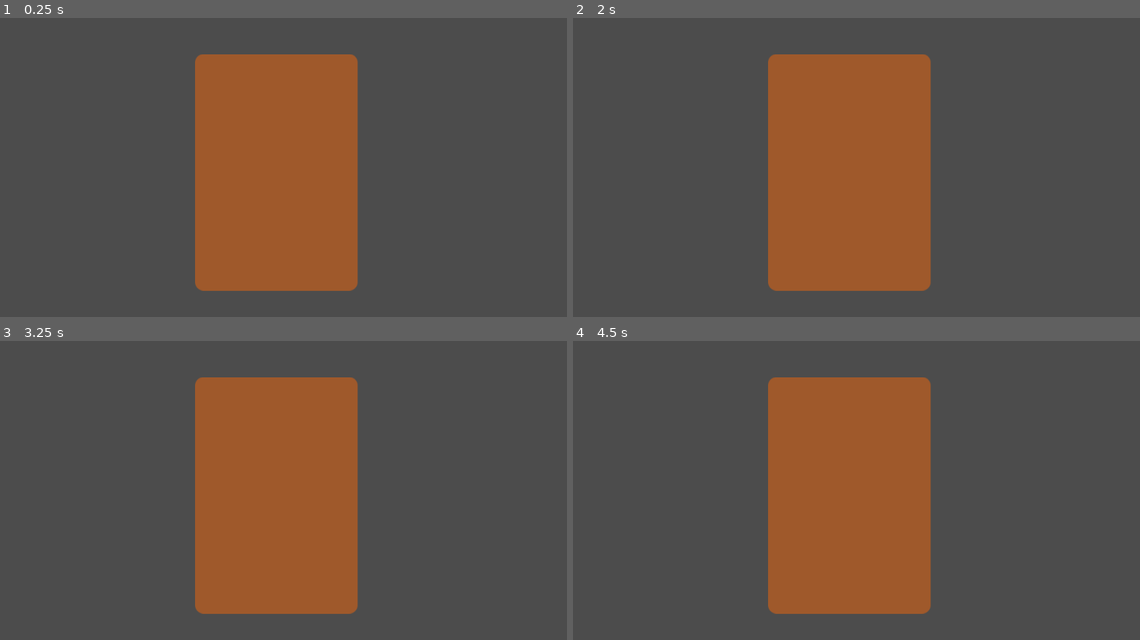
Above: before the commit, frames 1-4 (two rows, left to right).
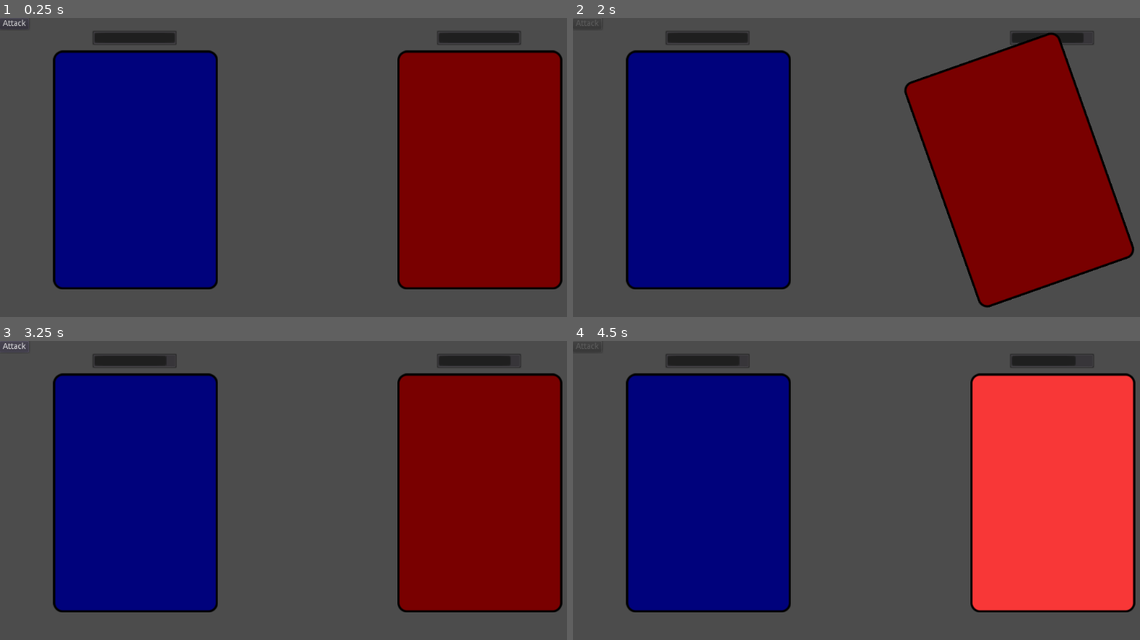
Above: after the commit, the same moments.

Repository: nwforrer/ld43
Game: Godot game, scene res://Game.tscn
Two runs of this game, one before a commit and one after it. Both use one fixed random seed, a clock stepped at 60 frames per second and the inputs below.
Inputs (mouse positions are in pixels of both pictures, inside the frame that each line leads up to):
- Up to frame 1 (0.25 s): no input
- Up to frame 2 (2 s): click (590, 23) at 0.5 s, where only the run after the commit has a clickable "Attack"
- Up to frame 3 (3.25 s): no input
- Up to frame 4 (4.5 s): click (590, 346) at 3.5 s, where only the run after the commit has a clickable "Attack"

The runs differ from the first frame. In frame 1, 67% of the frame differs, in the area x 0-100%, y 0-92%; in frame 2, 66%; in frame 3, 67%; in frame 4, 67%.

Commit message:
Create basic turn based attack sequence.

Diff:
--- /dev/null
+++ b/Game.gd
@@ -0,0 +1,31 @@
+extends Node
+
+export (NodePath) var player_node_path
+export (NodePath) var enemy_node_path
+
+var player_node
+var enemy_node
+
+func _ready():
+	player_node = get_node(player_node_path)
+	enemy_node = get_node(enemy_node_path)
+
+func _on_GUI_attack():
+	player_node.attack('right')
+
+func _on_PlayerCard_attack_complete():
+	enemy_node.take_hit()
+	player_node.return_base('left')
+
+func _on_PlayerCard_return_complete():
+	$EnemyAttackDelayTimer.start()
+
+func _on_EnemyCard_attack_complete():
+	player_node.take_hit()
+	enemy_node.return_base('right')
+
+func _on_EnemyCard_return_complete():
+	$CanvasLayer/GUI.can_attack()
+
+func _on_EnemyAttackDelayTimer_timeout():
+	enemy_node.attack('left')
--- a/Game.tscn
+++ b/Game.tscn
@@ -1,7 +1,55 @@
-[gd_scene load_steps=2 format=2]
+[gd_scene load_steps=4 format=2]
 
-[ext_resource path="res://cards/Card.tscn" type="PackedScene" id=1]
+[ext_resource path="res://Game.gd" type="Script" id=1]
+[ext_resource path="res://ui/GUI.tscn" type="PackedScene" id=2]
+[ext_resource path="res://cards/Card.tscn" type="PackedScene" id=3]
 
-[node name="Game" type="Node" index="0"]
+[node name="Game" type="Node"]
 
-[node name="Card" parent="." index="0" instance=ExtResource( 1 )]
+script = ExtResource( 1 )
+player_node_path = NodePath("PlayerCard")
+enemy_node_path = NodePath("EnemyCard")
+
+[node name="CanvasLayer" type="CanvasLayer" parent="." index="0"]
+
+layer = 1
+offset = Vector2( 0, 0 )
+rotation = 0.0
+scale = Vector2( 1, 1 )
+transform = Transform2D( 1, 0, 0, 1, 0, 0 )
+
+[node name="GUI" parent="CanvasLayer" index="0" instance=ExtResource( 2 )]
+
+margin_left = -1.0
+margin_right = 7.0
+
+[node name="PlayerCard" parent="." index="1" instance=ExtResource( 3 )]
+
+position = Vector2( 238.412, 267.919 )
+_sections_unfolded = [ "Visibility" ]
+color = Color( 0.00195312, 0.00973511, 0.5, 1 )
+
+[node name="EnemyCard" parent="." index="2" instance=ExtResource( 3 )]
+
+position = Vector2( 843.778, 267.919 )
+_sections_unfolded = [ "Visibility" ]
+color = Color( 0.488281, 0, 0, 1 )
+
+[node name="EnemyAttackDelayTimer" type="Timer" parent="." index="3"]
+
+process_mode = 1
+wait_time = 0.5
+one_shot = true
+autostart = false
+
+[connection signal="attack" from="CanvasLayer/GUI" to="." method="_on_GUI_attack"]
+
+[connection signal="attack_complete" from="PlayerCard" to="." method="_on_PlayerCard_attack_complete"]
+
+[connection signal="return_complete" from="PlayerCard" to="." method="_on_PlayerCard_return_complete"]
+
+[connection signal="attack_complete" from="EnemyCard" to="." method="_on_EnemyCard_attack_complete"]
+
+[connection signal="return_complete" from="EnemyCard" to="." method="_on_EnemyCard_return_complete"]
+
+[connection signal="timeout" from="EnemyAttackDelayTimer" to="." method="_on_EnemyAttackDelayTimer_timeout"]
--- /dev/null
+++ b/cards/Card.gd
@@ -0,0 +1,41 @@
+extends Area2D
+
+signal damage_complete
+signal attack_complete
+signal return_complete
+
+export (int) var max_health = 10
+
+export (Color) var color
+
+var health
+
+func _ready():
+	health = max_health
+
+	$healthbar.max_value = max_health
+	$healthbar.value = health
+
+	if color:
+		$Sprite.modulate = color
+
+func attack(dir):
+	$AnimationPlayer.play('attack_' + dir)
+
+func return_base(dir):
+	$AnimationPlayer.play('return_' + dir)
+
+func take_hit():
+	$AnimationPlayer.play('take_damage')
+	health = health - 1 if health > 0 else 0
+
+	$healthbar.value = health
+
+func _on_AnimationPlayer_animation_finished(anim_name):
+	if anim_name == 'take_damage':
+		$Sprite.modulate = color
+		emit_signal('damage_complete')
+	elif anim_name == 'attack_right' or anim_name == 'attack_left':
+		emit_signal('attack_complete')
+	elif anim_name == 'return_left' or anim_name == 'return_right':
+		emit_signal('return_complete')
--- a/cards/Card.tscn
+++ b/cards/Card.tscn
@@ -1,8 +1,249 @@
-[gd_scene load_steps=2 format=2]
-
-[ext_resource path="res://cards/card.png" type="Texture" id=1]
-
-[node name="Card" type="Sprite" index="0"]
+[gd_scene load_steps=10 format=2]
+
+[ext_resource path="res://cards/Card.gd" type="Script" id=1]
+[ext_resource path="res://cards/card.png" type="Texture" id=2]
+
+[sub_resource type="Animation" id=6]
+
+resource_name = "attack_left"
+length = 0.55
+loop = false
+step = 0.05
+tracks/0/type = "value"
+tracks/0/path = NodePath("Sprite:position")
+tracks/0/interp = 1
+tracks/0/loop_wrap = true
+tracks/0/imported = false
+tracks/0/enabled = true
+tracks/0/keys = {
+"times": PoolRealArray( 0, 0.35, 0.55 ),
+"transitions": PoolRealArray( 1, 1, 1 ),
+"update": 0,
+"values": [ Vector2( 0, 0 ), Vector2( -248, 0.001848 ), Vector2( -297, -51.9981 ) ]
+}
+tracks/1/type = "value"
+tracks/1/path = NodePath("Sprite:rotation_degrees")
+tracks/1/interp = 1
+tracks/1/loop_wrap = true
+tracks/1/imported = false
+tracks/1/enabled = true
+tracks/1/keys = {
+"times": PoolRealArray( 0, 0.25, 0.35, 0.55 ),
+"transitions": PoolRealArray( 1, 1, 1, 1 ),
+"update": 0,
+"values": [ 0.0, -58.3, -54.7, -23.3 ]
+}
+
+[sub_resource type="Animation" id=4]
+
+resource_name = "attack_right"
+length = 0.55
+loop = false
+step = 0.05
+tracks/0/type = "value"
+tracks/0/path = NodePath("Sprite:position")
+tracks/0/interp = 1
+tracks/0/loop_wrap = true
+tracks/0/imported = false
+tracks/0/enabled = true
+tracks/0/keys = {
+"times": PoolRealArray( 0, 0.35, 0.55 ),
+"transitions": PoolRealArray( 1, 0.25, 4 ),
+"update": 0,
+"values": [ Vector2( 0, 0 ), Vector2( 248, 0.00184774 ), Vector2( 297, -51.9981 ) ]
+}
+tracks/1/type = "value"
+tracks/1/path = NodePath("Sprite:rotation_degrees")
+tracks/1/interp = 1
+tracks/1/loop_wrap = true
+tracks/1/imported = false
+tracks/1/enabled = true
+tracks/1/keys = {
+"times": PoolRealArray( 0, 0.25, 0.35, 0.55 ),
+"transitions": PoolRealArray( 1, 1, 0.25, 4 ),
+"update": 0,
+"values": [ 0.0, 58.3428, 54.6654, 23.3362 ]
+}
+
+[sub_resource type="Animation" id=2]
+
+resource_name = "base"
+length = 1.0
+loop = false
+step = 0.1
+tracks/0/type = "value"
+tracks/0/path = NodePath("Sprite:position")
+tracks/0/interp = 1
+tracks/0/loop_wrap = true
+tracks/0/imported = false
+tracks/0/enabled = true
+tracks/0/keys = {
+"times": PoolRealArray( 0 ),
+"transitions": PoolRealArray( 1 ),
+"update": 0,
+"values": [ Vector2( 0, 0 ) ]
+}
+tracks/1/type = "value"
+tracks/1/path = NodePath("Sprite:rotation_degrees")
+tracks/1/interp = 1
+tracks/1/loop_wrap = true
+tracks/1/imported = false
+tracks/1/enabled = true
+tracks/1/keys = {
+"times": PoolRealArray( 0 ),
+"transitions": PoolRealArray( 1 ),
+"update": 0,
+"values": [ 0.0 ]
+}
+
+[sub_resource type="Animation" id=5]
+
+resource_name = "return_left"
+length = 0.3
+loop = false
+step = 0.05
+tracks/0/type = "value"
+tracks/0/path = NodePath("Sprite:position")
+tracks/0/interp = 1
+tracks/0/loop_wrap = true
+tracks/0/imported = false
+tracks/0/enabled = true
+tracks/0/keys = {
+"times": PoolRealArray( 0, 0.3 ),
+"transitions": PoolRealArray( 0.25, 1 ),
+"update": 0,
+"values": [ Vector2( 246, 8.00183 ), Vector2( 0, 0 ) ]
+}
+tracks/1/type = "value"
+tracks/1/path = NodePath("Sprite:rotation_degrees")
+tracks/1/interp = 1
+tracks/1/loop_wrap = true
+tracks/1/imported = false
+tracks/1/enabled = true
+tracks/1/keys = {
+"times": PoolRealArray( 0, 0.3 ),
+"transitions": PoolRealArray( 0.25, 1 ),
+"update": 0,
+"values": [ -23.3692, 0.0 ]
+}
+
+[sub_resource type="Animation" id=7]
+
+resource_name = "return_right"
+length = 0.3
+loop = false
+step = 0.05
+tracks/0/type = "value"
+tracks/0/path = NodePath("Sprite:position")
+tracks/0/interp = 1
+tracks/0/loop_wrap = true
+tracks/0/imported = false
+tracks/0/enabled = true
+tracks/0/keys = {
+"times": PoolRealArray( 0, 0.3 ),
+"transitions": PoolRealArray( 1, 1 ),
+"update": 0,
+"values": [ Vector2( -246, 8.00183 ), Vector2( 0, 0 ) ]
+}
+tracks/1/type = "value"
+tracks/1/path = NodePath("Sprite:rotation_degrees")
+tracks/1/interp = 1
+tracks/1/loop_wrap = true
+tracks/1/imported = false
+tracks/1/enabled = true
+tracks/1/keys = {
+"times": PoolRealArray( 0, 0.3 ),
+"transitions": PoolRealArray( 1, 1 ),
+"update": 0,
+"values": [ 23.4, 0.0 ]
+}
+
+[sub_resource type="Animation" id=3]
+
+resource_name = "take_damage"
+length = 0.5
+loop = false
+step = 0.05
+tracks/0/type = "value"
+tracks/0/path = NodePath("Sprite:modulate")
+tracks/0/interp = 1
+tracks/0/loop_wrap = true
+tracks/0/imported = false
+tracks/0/enabled = true
+tracks/0/keys = {
+"times": PoolRealArray( 0, 0.15, 0.25, 0.35, 0.5 ),
+"transitions": PoolRealArray( 1, 1, 1, 1, 1 ),
+"update": 0,
+"values": [ Color( 1, 1, 1, 1 ), Color( 1, 0, 0, 1 ), Color( 1, 1, 1, 1 ), Color( 1, 0, 0, 1 ), Color( 1, 1, 1, 1 ) ]
+}
+
+[sub_resource type="RectangleShape2D" id=1]
+
+custom_solver_bias = 0.0
+extents = Vector2( 140.5, 204.5 )
+
+[node name="Card" type="Area2D"]
 
 position = Vector2( 486, 272 )
-texture = ExtResource( 1 )
+input_pickable = true
+gravity_vec = Vector2( 0, 1 )
+gravity = 98.0
+linear_damp = 0.1
+angular_damp = 1.0
+audio_bus_override = false
+audio_bus_name = "Master"
+script = ExtResource( 1 )
+max_health = 10
+color = null
+
+[node name="AnimationPlayer" type="AnimationPlayer" parent="." index="0"]
+
+root_node = NodePath("..")
+autoplay = ""
+playback_process_mode = 1
+playback_default_blend_time = 0.0
+playback_speed = 1.0
+anims/attack_left = SubResource( 6 )
+anims/attack_right = SubResource( 4 )
+anims/base = SubResource( 2 )
+anims/return_left = SubResource( 5 )
+anims/return_right = SubResource( 7 )
+anims/take_damage = SubResource( 3 )
+blend_times = [  ]
+
+[node name="CollisionShape2D" type="CollisionShape2D" parent="." index="1"]
+
+visible = false
+shape = SubResource( 1 )
+
+[node name="healthbar" type="ProgressBar" parent="." index="2"]
+
+anchor_left = 0.0
+anchor_top = 0.0
+anchor_right = 0.0
+anchor_bottom = 0.0
+margin_left = -76.0
+margin_top = -246.0
+margin_right = 73.0
+margin_bottom = -220.0
+rect_pivot_offset = Vector2( 0, 0 )
+rect_clip_content = false
+mouse_filter = 0
+mouse_default_cursor_shape = 0
+size_flags_horizontal = 1
+size_flags_vertical = 0
+min_value = 0.0
+max_value = 100.0
+step = 1.0
+page = 0.0
+value = 50.0
+exp_edit = false
+rounded = false
+percent_visible = false
+
+[node name="Sprite" type="Sprite" parent="." index="3"]
+
+texture = ExtResource( 2 )
+_sections_unfolded = [ "Material", "Transform", "Visibility" ]
+
+[connection signal="animation_finished" from="AnimationPlayer" to="." method="_on_AnimationPlayer_animation_finished"]
--- a/cards/cards.svg
+++ b/cards/cards.svg
@@ -14,8 +14,8 @@
    viewBox="0 0 210 297"
    version="1.1"
    id="svg8"
-   inkscape:version="0.92.2 2405546, 2018-03-11"
-   sodipodi:docname="cards.svg">
+   sodipodi:docname="cards.svg"
+   inkscape:version="0.92.2 2405546, 2018-03-11">
   <defs
      id="defs2" />
   <sodipodi:namedview
@@ -25,9 +25,9 @@
      borderopacity="1.0"
      inkscape:pageopacity="0.0"
      inkscape:pageshadow="2"
-     inkscape:zoom="0.98994949"
-     inkscape:cx="261.85034"
-     inkscape:cy="806.73253"
+     inkscape:zoom="0.64"
+     inkscape:cx="110.16429"
+     inkscape:cy="989.64538"
      inkscape:document-units="mm"
      inkscape:current-layer="layer1"
      showgrid="false"
@@ -44,7 +44,6 @@
         <dc:format>image/svg+xml</dc:format>
         <dc:type
            rdf:resource="http://purl.org/dc/dcmitype/StillImage" />
-        <dc:title></dc:title>
       </cc:Work>
     </rdf:RDF>
   </metadata>
@@ -52,13 +51,11 @@
      inkscape:label="Layer 1"
      inkscape:groupmode="layer"
      id="layer1">
-    <rect
+    <path
+       style="fill:#f9f9f9;stroke-width:1;stroke-miterlimit:4;stroke-dasharray:none;stroke:#000000;stroke-opacity:1"
+       d="m 24.054258,20.643307 h 67.619183 c 2.22101,0 4.009043,1.788033 4.009043,4.009042 V 127.01658 c 0,2.22101 -1.788033,4.00904 -4.009043,4.00904 H 24.054258 c -2.221009,0 -4.009042,-1.78803 -4.009042,-4.00904 V 24.652349 c 0,-2.221009 1.788033,-4.009042 4.009042,-4.009042 z"
        id="rect3713"
-       width="75.637268"
-       height="110.38232"
-       x="20.045216"
-       y="20.643307"
-       style="stroke-width:0.26458332;fill:#a05a2c"
-       ry="4.0090427" />
+       inkscape:export-xdpi="96"
+       inkscape:export-ydpi="96" />
   </g>
 </svg>
--- /dev/null
+++ b/ui/GUI.gd
@@ -0,0 +1,10 @@
+extends MarginContainer
+
+signal attack
+
+func can_attack():
+	$VBoxContainer/HBoxContainer/AttackButton.disabled = false
+
+func _on_AttackButton_pressed():
+	emit_signal('attack')
+	$VBoxContainer/HBoxContainer/AttackButton.disabled = true
--- /dev/null
+++ b/ui/GUI.tscn
@@ -0,0 +1,75 @@
+[gd_scene load_steps=2 format=2]
+
+[ext_resource path="res://ui/GUI.gd" type="Script" id=1]
+
+[node name="GUI" type="MarginContainer" index="0"]
+
+anchor_left = 0.0
+anchor_top = 0.0
+anchor_right = 1.0
+anchor_bottom = 1.0
+rect_pivot_offset = Vector2( 0, 0 )
+rect_clip_content = false
+mouse_filter = 0
+mouse_default_cursor_shape = 0
+size_flags_horizontal = 1
+size_flags_vertical = 1
+script = ExtResource( 1 )
+_sections_unfolded = [ "Margin" ]
+
+[node name="VBoxContainer" type="VBoxContainer" parent="." index="0"]
+
+anchor_left = 0.0
+anchor_top = 0.0
+anchor_right = 0.0
+anchor_bottom = 0.0
+margin_left = 8.0
+margin_right = 1024.0
+margin_bottom = 600.0
+rect_pivot_offset = Vector2( 0, 0 )
+rect_clip_content = false
+mouse_filter = 1
+mouse_default_cursor_shape = 0
+size_flags_horizontal = 1
+size_flags_vertical = 1
+alignment = 0
+
+[node name="HBoxContainer" type="HBoxContainer" parent="VBoxContainer" index="0"]
+
+anchor_left = 0.0
+anchor_top = 0.0
+anchor_right = 0.0
+anchor_bottom = 0.0
+margin_right = 1016.0
+margin_bottom = 20.0
+rect_pivot_offset = Vector2( 0, 0 )
+rect_clip_content = false
+mouse_filter = 1
+mouse_default_cursor_shape = 0
+size_flags_horizontal = 1
+size_flags_vertical = 1
+alignment = 0
+
+[node name="AttackButton" type="Button" parent="VBoxContainer/HBoxContainer" index="0"]
+
+anchor_left = 0.0
+anchor_top = 0.0
+anchor_right = 0.0
+anchor_bottom = 0.0
+margin_right = 52.0
+margin_bottom = 20.0
+rect_pivot_offset = Vector2( 0, 0 )
+rect_clip_content = false
+mouse_filter = 0
+mouse_default_cursor_shape = 0
+size_flags_horizontal = 1
+size_flags_vertical = 1
+toggle_mode = false
+enabled_focus_mode = 0
+shortcut = null
+group = null
+text = "Attack"
+flat = false
+align = 1
+
+[connection signal="pressed" from="VBoxContainer/HBoxContainer/AttackButton" to="." method="_on_AttackButton_pressed"]
Binary file changed: cards/card.png
